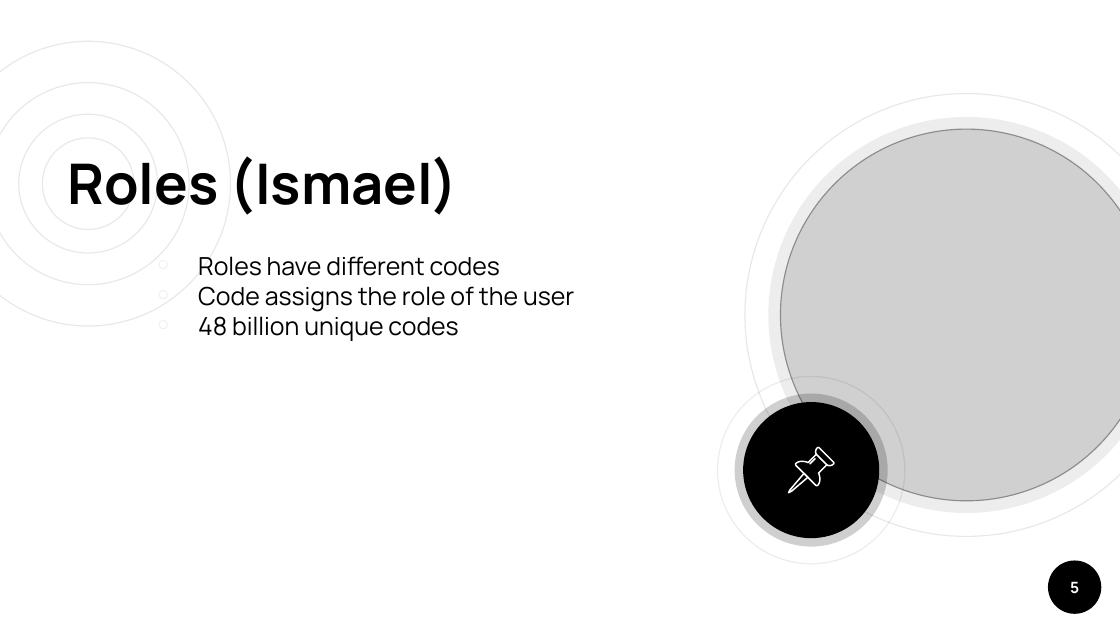
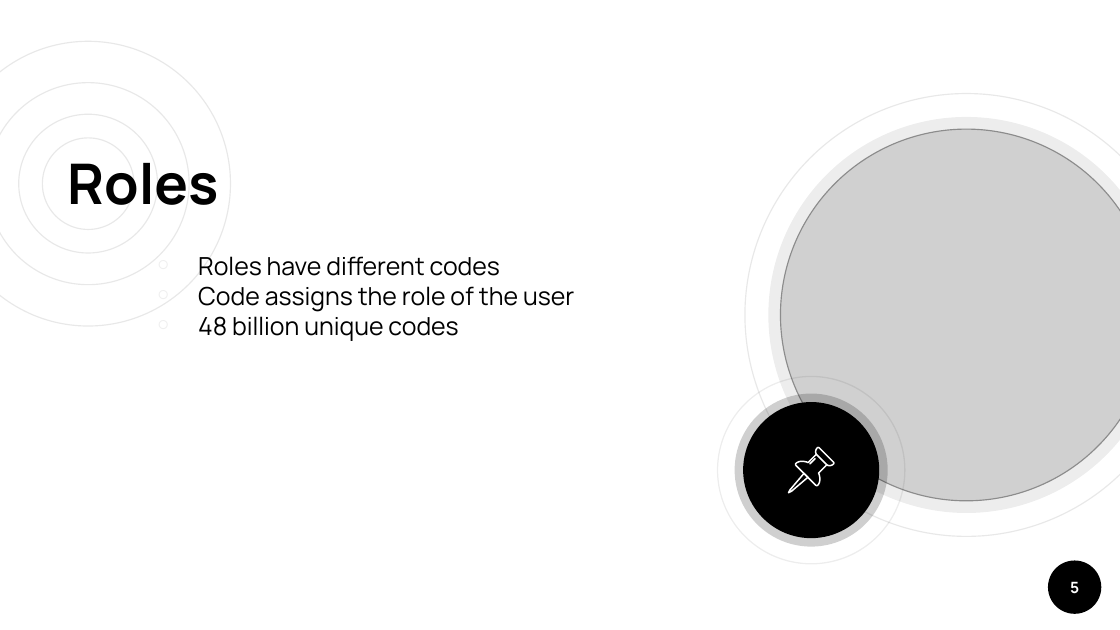
Before and after one commit to IsmaelZaidi/AskNow, a slide deck: slide 5 of docs/presentation/draft/AskNow - Draft Presentation.pptx. Drawn at 1120x630 pixels with LibreOffice and Linux fonts; fonts in the diff are those of the drawing; grey boxes stand for pictures. Boxes give left, top, right and bottom in pixels: in the first picture for what was removed or moved away, otherwise in the second. Text is boxed around its words. In the diff, an @@ line names an element or a change of style, - is before the commit and + after.

Commit message:
Changes to powerpoint

```diff
--- a/docs/presentation/draft/AskNow - Draft Presentation.pptx
+++ b/docs/presentation/draft/AskNow - Draft Presentation.pptx
@@ title at (x1=67, y1=163, x2=218, y2=205): text changed @@
-Roles (Ismael)
+Roles
```
